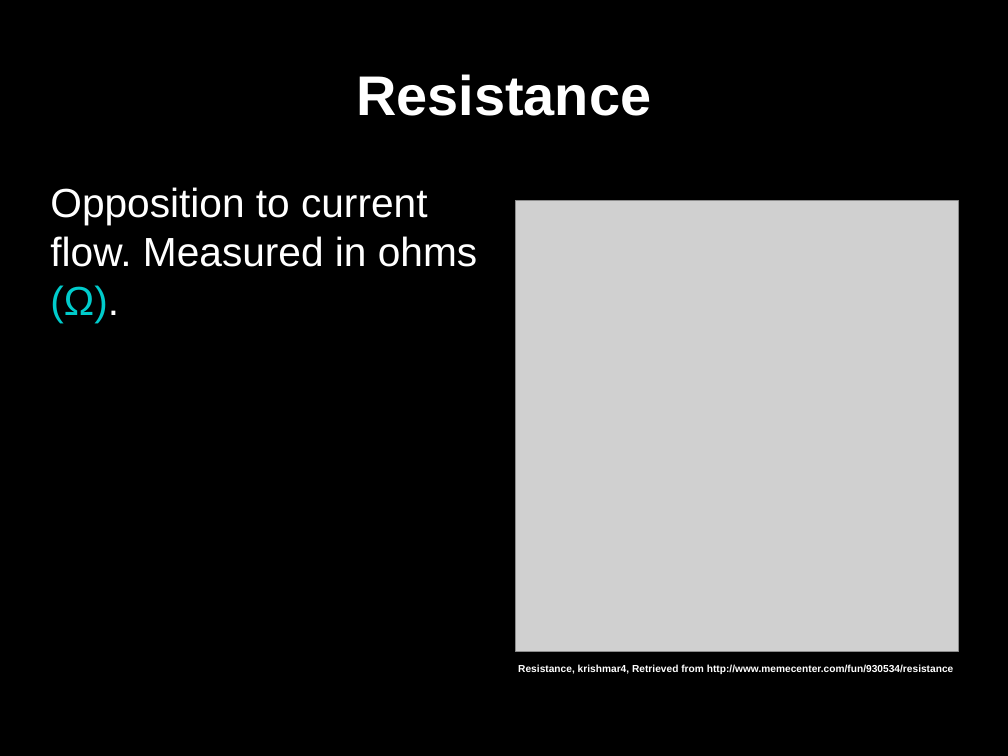
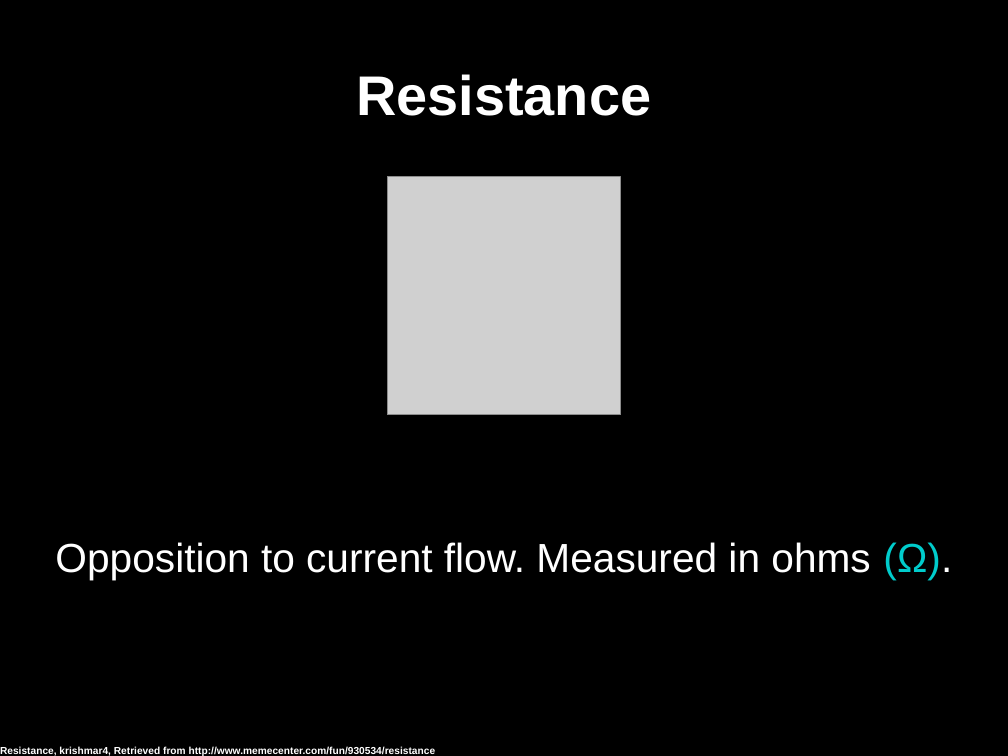
Before and after one commit to gaudeon/rpi_gpio_overview, a slide deck: slide 12 of slides/RPi GPIO Overview.odp. Drawn at 1008x756 pixels with LibreOffice and Linux fonts; fonts in the diff are those of the drawing; grey boxes stand for pictures. Boxes give left, top, right and bottom in pixels: in the first picture for what was removed or moved away, otherwise in the second. Text is boxed around its words. In the diff, an @@ line names an element or a change of style, - is before the commit and + after.

```diff
--- a/slides/RPi GPIO Overview.odp
+++ b/slides/RPi GPIO Overview.odp
@@ picture: place and size @@
-picture at box(516, 201, 959, 653)
+picture at box(387, 177, 620, 415)
@@ text "Opposition to current flow. Measured ...": place and size @@
-text "Opposition to current flow. Measured ..." at box(50, 187, 477, 322)
+text "Opposition to current flow. Measured ..." at box(55, 542, 952, 580)
@@ text "Opposition to current flow. Measured ..." at box(55, 542, 952, 580): alignment left to centre; vertical alignment top to middle @@
@@ text "Resistance, krishmar4, Retrieved from http://www.memecenter. ...": place and size @@
-text "Resistance, krishmar4, Retrieved from http://www.memecenter. ..." at box(518, 664, 954, 674)
+text "Resistance, krishmar4, Retrieved from http://www.memecenter. ..." at box(0, 746, 436, 756)
```
Also in this commit, not shown: 44 other slides changed, 3 slides added, 8 slides removed.
